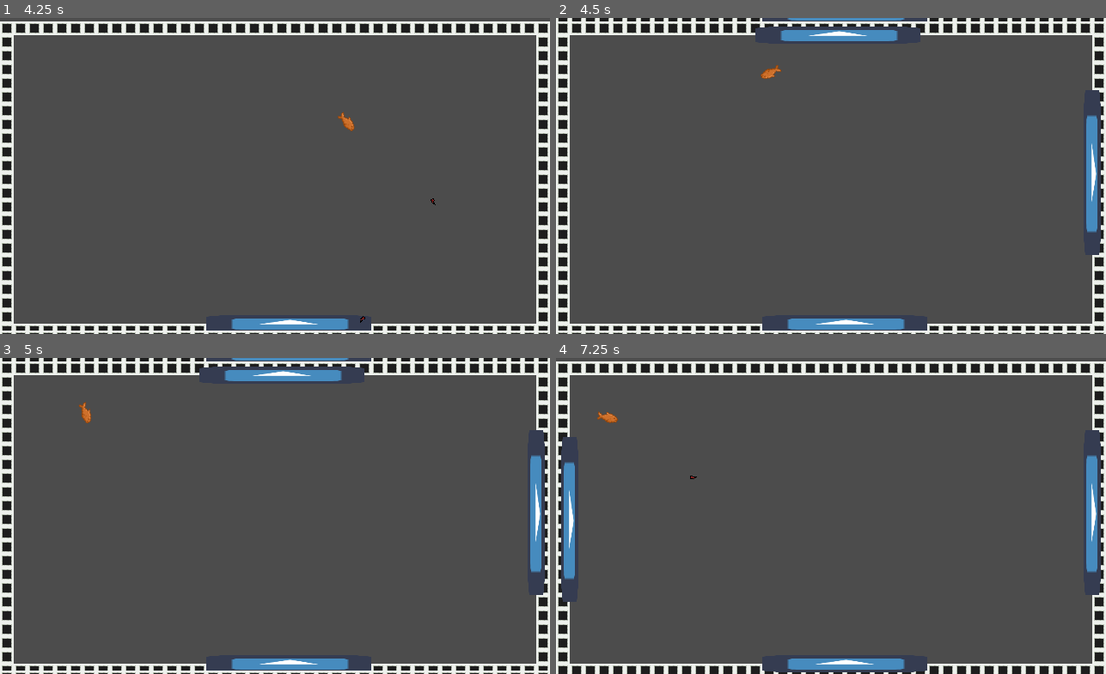
Above: before the commit, frames 1-4 (two rows, left to right).
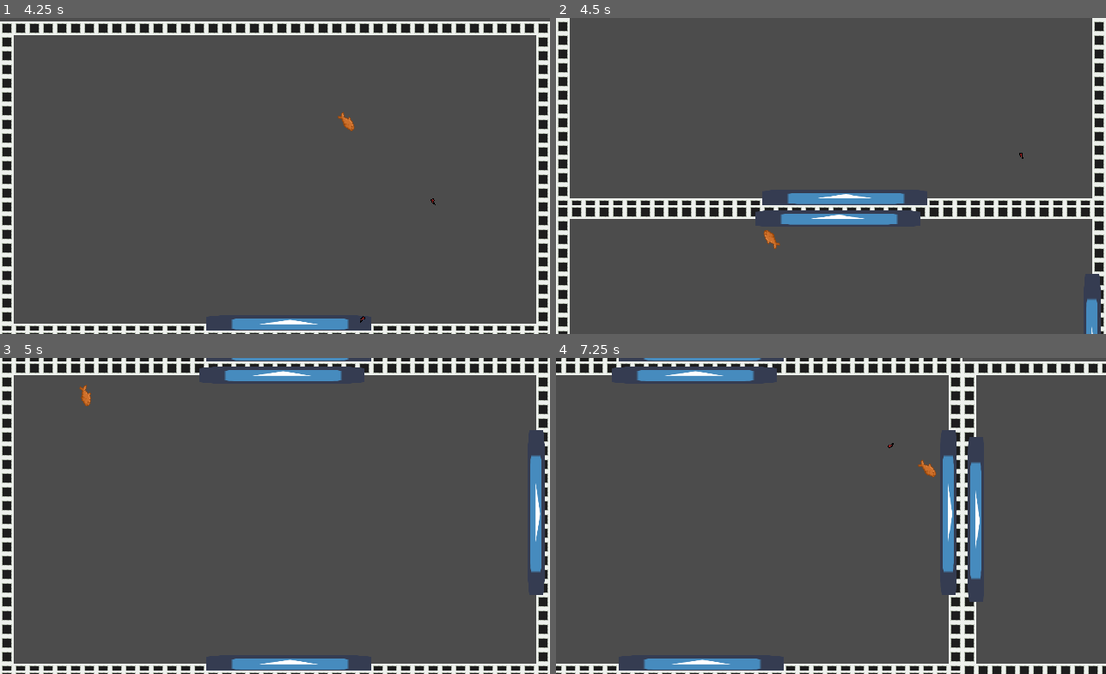
Above: after the commit, the same moments.

Repository: Geminimax/BugJam
Game: Godot game, scene res://Scenes/LevelManager.tscn
Two runs of this game, one before a commit and one after it. Both use one fixed random seed, a clock stepped at 60 frames per second and the inputs below. This scene is started directly instead of the project's main scene. The engine's default icon, where the game draws it, is replaced by a stand-in: a white triangle on a blue panel in a dark square.
Inputs (mouse positions are in pixels of both pictures, inside the frame that each line leads up to):
- Up to frame 1 (4.25 s): tap Enter at 0.5 s; move the mouse to (396, 160) at 0.52 s; press the mouse at (396, 160) at 0.53 s; hold D (move_right) 0.53-1.28 s; move the mouse to (165, 191) at 1.27 s; release the mouse at (165, 191) at 1.28 s; hold S (move_down) 1.28-2.03 s; click (165, 191) at 1.35 s; move the mouse to (330, 106) at 2.02 s; press the mouse at (330, 106) at 2.03 s; hold D (move_right) 2.03-2.78 s; move the mouse to (247, 239) at 2.77 s; release the mouse at (247, 239) at 2.78 s; hold W (move_up) 2.78-3.53 s; click (247, 239) at 2.85 s; move the mouse to (440, 223) at 3.52 s; press the mouse at (440, 223) at 3.53 s; hold A (move_left) from 3.53 s (still down)
- Up to frame 2 (4.5 s): keep holding A (move_left); move the mouse to (666, 128) at 4.27 s; release the mouse at (666, 128) at 4.28 s; click (666, 128) at 4.35 s
- Up to frame 3 (5 s): keep holding A (move_left)
- Up to frame 4 (7.25 s): move the mouse to (858, 516) at 5.02 s; release A (move_left) at 5.03 s; press the mouse at (858, 516) at 5.03 s; hold S (move_down) 5.03-5.78 s; move the mouse to (748, 437) at 5.77 s; release the mouse at (748, 437) at 5.78 s; hold D (move_right) 5.78-6.53 s; click (748, 437) at 5.85 s; move the mouse to (952, 500) at 6.52 s; press the mouse at (952, 500) at 6.53 s; hold W (move_up) from 6.53 s (still down)

Frame 1 is identical in both runs. In frame 2, 18% of the frame differs, in the area x 0-100%, y 0-100%; in frame 3, 0.2%; in frame 4, 16%.

Commit message:
Add camera transitions

Diff:
--- /dev/null
+++ b/Scenes/Camera.gd
@@ -0,0 +1,7 @@
+extends Camera2D
+
+onready var move_tween = $Tween
+
+func move(target):
+	move_tween.interpolate_property(self, "position", global_position, target, 0.5, Tween.TRANS_CUBIC,Tween.EASE_IN_OUT)
+	move_tween.start()
--- /dev/null
+++ b/Scenes/Camera.tscn
@@ -0,0 +1,9 @@
+[gd_scene load_steps=2 format=2]
+
+[ext_resource path="res://Scenes/Camera.gd" type="Script" id=1]
+
+[node name="Camera" type="Camera2D"]
+current = true
+script = ExtResource( 1 )
+
+[node name="Tween" type="Tween" parent="."]
--- a/Scenes/LevelManager.gd
+++ b/Scenes/LevelManager.gd
@@ -4,20 +4,20 @@
 var current_room
 
 var room_size = Vector2(640, 360)
-const PositionOffset = {CENTER = Vector2(320, 180), NORTH = Vector2(320, 60), SOUTH = Vector2(320, 300), WEST = Vector2(60, 180), EAST = Vector2(580, 180)}
+const PositionOffset = {CENTER = Vector2(320, 180), NORTH = Vector2(320, 40), SOUTH = Vector2(320, 320), WEST = Vector2(40, 180), EAST = Vector2(600, 180)}
 
 onready var level_generator = $LevelGenerator
-onready var camera = $Camera2D
+onready var camera = $Camera
 
 var player_scene = load("res://Scenes/Player.tscn")
 
 func _ready():
 	randomize()
-	$LevelGenerator.generate()
-	$LevelGenerator.instantiate_rooms(room_size, self, 'on_room_exit')
+	level_generator.generate()
+	level_generator.instantiate_rooms(room_size, self, 'on_room_exit')
 	current_room = level_generator.rooms[0]
 	instantiate_player()
-	set_camera_position(current_room)
+	camera.global_position = get_room_position(current_room) + PositionOffset.CENTER
 
 func instantiate_player():
 	player_inst = player_scene.instance()
@@ -25,15 +25,14 @@
 	set_player_position(current_room, PositionOffset.CENTER)
 
 func set_player_position(room, offset):
-	player_inst.body.global_position = Vector2(current_room.x * room_size.x, current_room.y * room_size.y) + offset
-	print(room, offset)
+	player_inst.body.global_position = get_room_position(room) + offset
 
-func set_camera_position(room):
-	camera.global_position = Vector2(room.x * room_size.x, room.y * room_size.y) + PositionOffset.CENTER
+func get_room_position(room):
+	return Vector2(room.x * room_size.x, room.y * room_size.y)
 
 func on_room_exit(dir):
 	current_room += dir
-	set_camera_position(current_room)
+	camera.move(get_room_position(current_room) + PositionOffset.CENTER)
 	match dir:
 		Vector2.UP:
 			set_player_position(current_room, PositionOffset.SOUTH)
--- a/Scenes/LevelManager.tscn
+++ b/Scenes/LevelManager.tscn
@@ -1,12 +1,12 @@
-[gd_scene load_steps=3 format=2]
+[gd_scene load_steps=4 format=2]
 
 [ext_resource path="res://Scenes/LevelGenerator.tscn" type="PackedScene" id=1]
 [ext_resource path="res://Scenes/LevelManager.gd" type="Script" id=2]
+[ext_resource path="res://Scenes/Camera.tscn" type="PackedScene" id=3]
 
 [node name="LevelManager" type="Node2D"]
 script = ExtResource( 2 )
 
 [node name="LevelGenerator" parent="." instance=ExtResource( 1 )]
 
-[node name="Camera2D" type="Camera2D" parent="."]
-current = true
+[node name="Camera" parent="." instance=ExtResource( 3 )]
